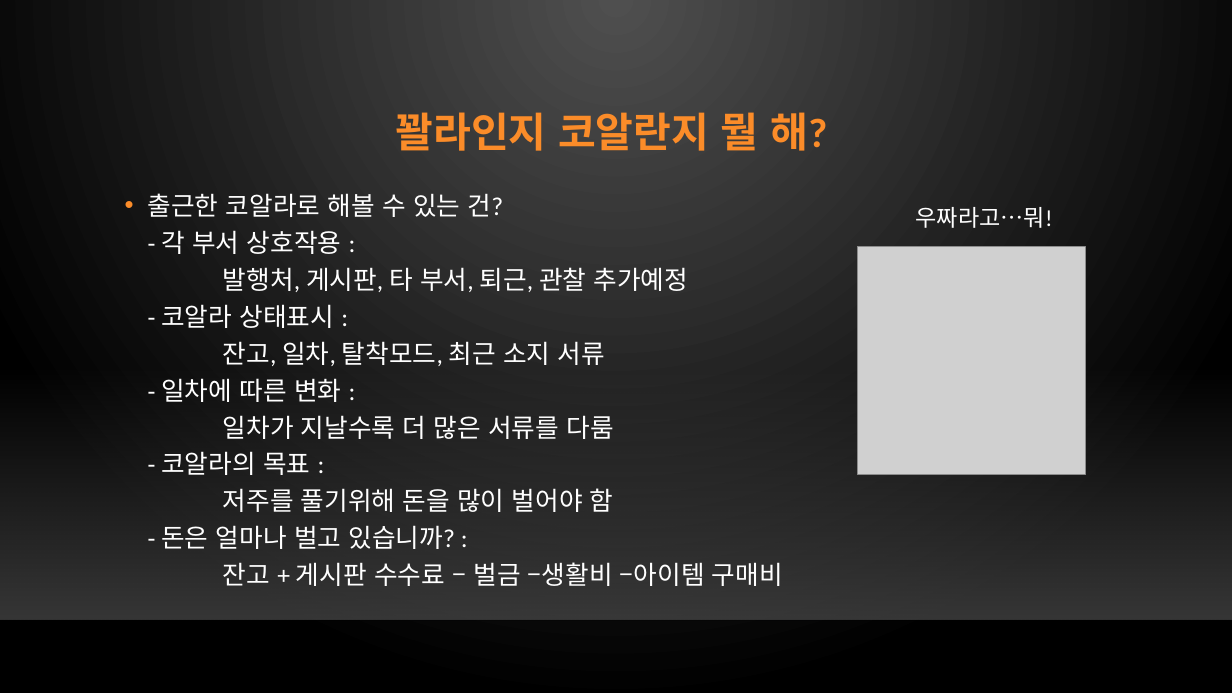
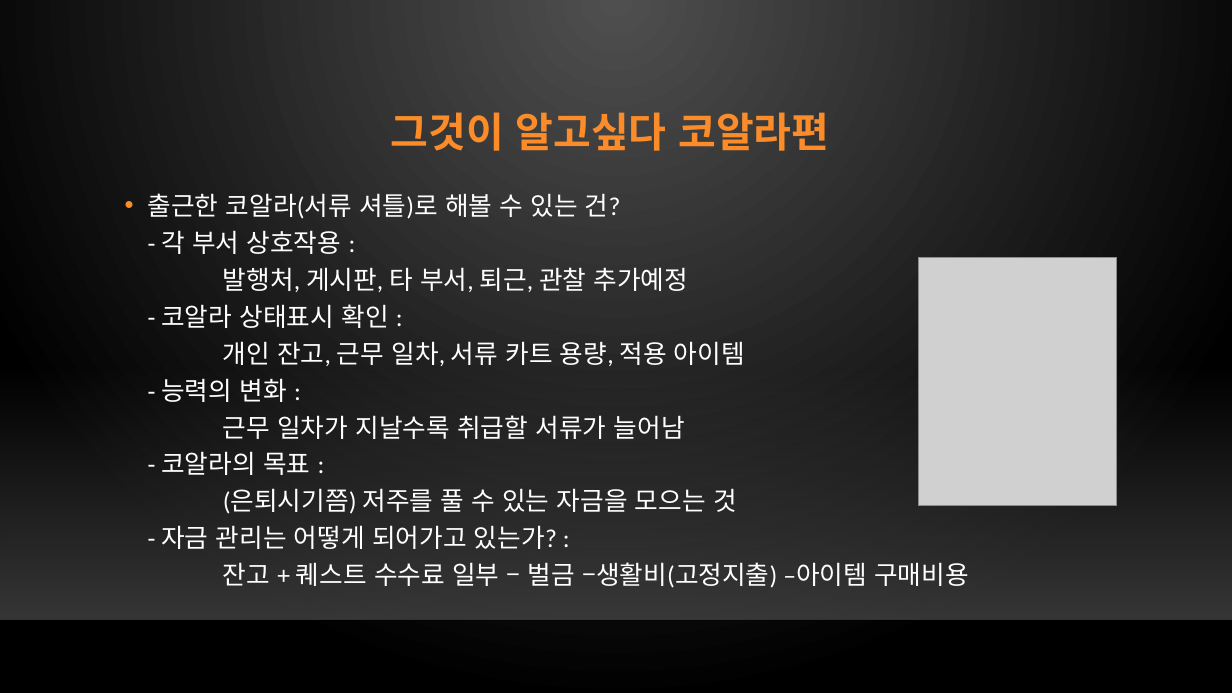
Before and after one commit to xqiwipx/first_project, a slide deck: slide 22 of Kims_project.pptx. Drawn at 1232x693 pixels with LibreOffice and Linux fonts; fonts in the diff are those of the drawing; grey boxes stand for pictures; background and template pictures are left out. Boxes give left, top, right and bottom in pixels: in the first picture for what was removed or moved away, otherwise in the second. Text is boxed around its words. In the diff, an @@ line names an element or a change of style, - is before the commit and + after.

```diff
--- a/Kims_project.pptx
+++ b/Kims_project.pptx
@@ title at box(391, 112, 829, 151): text changed @@
-꽐라인지 코알란지 뭘 해?
+그것이 알고싶다 코알라편
@@ text at box(148, 193, 969, 588): text changed @@
-• 출근한 코알라로 해볼 수 있는 건?
-  - 각 부서 상호작용 :
-  발행처, 게시판, 타 부서, 퇴근, 관찰 추가예정
-  - 코알라 상태표시 :
-  잔고, 일차, 탈착모드, 최근 소지 서류
-  - 일차에 따른 변화 :
-  일차가 지날수록 더 많은 서류를 다룸
-  - 코알라의 목표 :
-  저주를 풀기위해 돈을 많이 벌어야 함
-  - 돈은 얼마나 벌고 있습니까? :
-  잔고 + 게시판 수수료 – 벌금 –생활비 –아이템 구매비
+• 출근한 코알라(서류 셔틀)로 해볼 수 있는 건?
+  - 각 부서 상호작용 :
+  발행처, 게시판, 타 부서, 퇴근, 관찰 추가예정
+  - 코알라 상태표시 확인 :
+  개인 잔고, 근무 일차, 서류 카트 용량, 적용 아이템
+  - 능력의 변화 :
+  근무 일차가 지날수록 취급할 서류가 늘어남
+  - 코알라의 목표 :
+  (은퇴시기쯤) 저주를 풀 수 있는 자금을 모으는 것
+  - 자금 관리는 어떻게 되어가고 있는가? :
+  잔고 + 퀘스트 수수료 일부 – 벌금 –생활비(고정지출) –아이템 구매비용
@@ text removed at box(916, 207, 1053, 228) @@
-우짜라고…뭐!
@@ picture: place and size @@
-picture at box(858, 247, 1086, 475)
+picture at box(919, 257, 1117, 506)
```
Also in this commit, not shown: 22 other slides changed, 1 slide removed.
